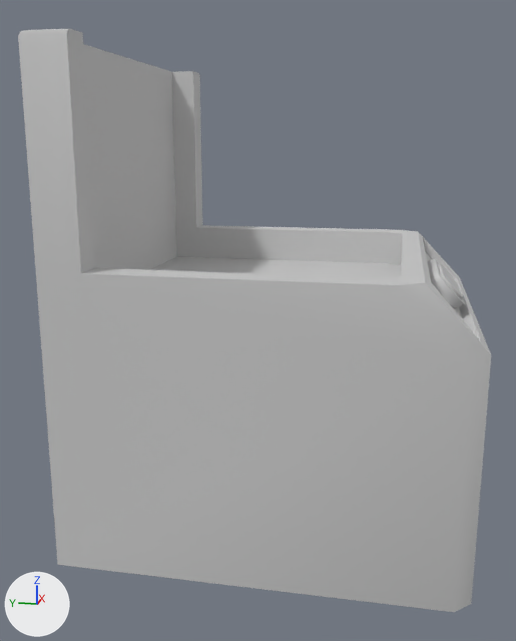
The FBX model Assets/Art/Models/Interactables/NonPickables/ServeAndOrder/plate_refill_001.fbx, before and after one commit.
Before and after are seen from a camera (50 mm lens) standing at (-1.961, -0.331, 1.016) and looking at (-0.045, 0.052, 0.537). Lighting does not change. The marker at lower left points along +X, +Y and +Z. The picture after the commit comes second. Where no turn or scale is listed for an object, it has been applied to the vertices.
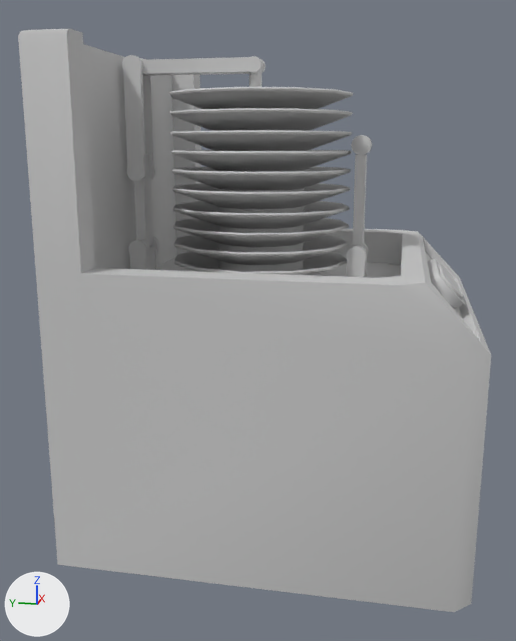
Patch to the scene script:
```diff
--- a/Assets/Art/Models/Interactables/NonPickables/ServeAndOrder/plate_refill_001.fbx.py
+++ b/Assets/Art/Models/Interactables/NonPickables/ServeAndOrder/plate_refill_001.fbx.py
@@ me_mesh @@
 # used by ob_box012; location = (0.0, 0.0, 0.0)
-me_mesh.from_pydata(...)  # 318 vertices, 554 faces; spans x -0.5..0.5, y -0.592..0.47, z 0.0..1.25
+me_mesh.from_pydata(...)  # 1644 vertices, 3110 faces; spans x -0.5..0.5, y -0.592..0.47, z 0.0..1.25
+# me_mesh part 1: a new loose piece, a box spanning x -0.03..0.03, y -0.231..-0.204, z 0.733..0.991, in mat_11___default (its picture is missing)
+# me_mesh part 2: a new loose piece, a box spanning x -0.03..0.03, y 0.38..0.407, z 0.733..0.991, in mat_11___default (its picture is missing)
+# me_mesh part 3: 1286 vertices added at x -0.239..0.256, y -0.244..0.423, z 0.63..1.249
+# other edits to the shape of me_mesh do not show in these pictures
 me_mesh.materials.append(mat_11___default)
```

Changed parts and their boxes (x1, y1, x2, y2) in the pictures (516 x 641 px):
part 1 of me_mesh, added: after (353, 155, 367, 248)
part 2 of me_mesh, added: after (134, 154, 153, 246)
part 3 of me_mesh, added: after (122, 55, 372, 277)
